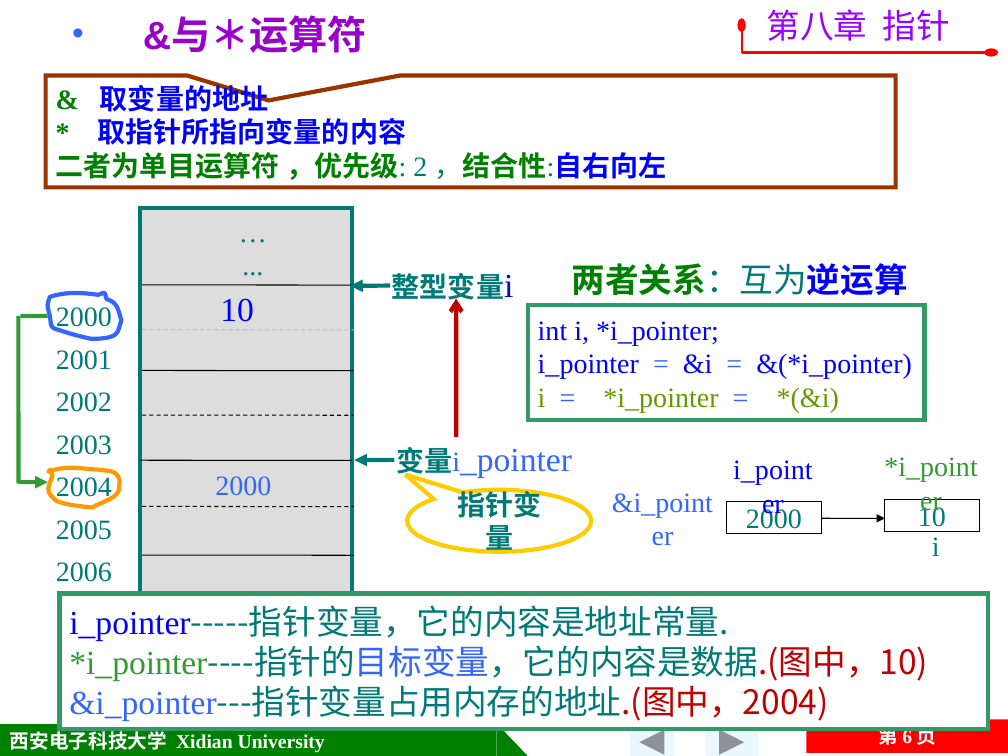
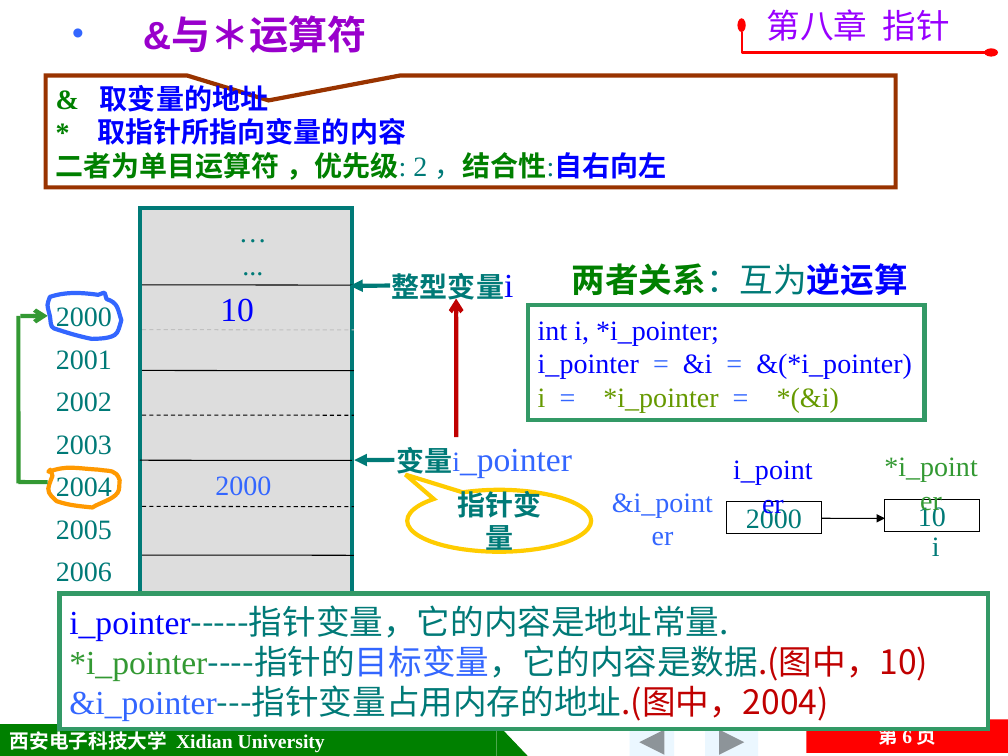
Before and after one commit to jtrfid/C-Repositories, a slide deck: slide 6 of 2016/C语言/课件/第8章 指针.pptx. Drawn at 1008x756 pixels with LibreOffice and Linux fonts; fonts in the diff are those of the drawing; background and template pictures are left out. Boxes give left, top, right and bottom in pixels: in the first picture for what was removed or moved away, otherwise in the second. Text is boxed around its words. In the diff, an @@ line names an element or a change of style, - is before the commit and + after.

```diff
--- a/2016/C语言/课件/第8章 指针.pptx
+++ b/2016/C语言/课件/第8章 指针.pptx
@@ line (47, 316) - (20, 317): line to arrow @@
@@ arrow (18, 482) - (47, 482): arrow to line @@
```
Also in this commit, not shown: 5 other slides changed, 5 other files.
